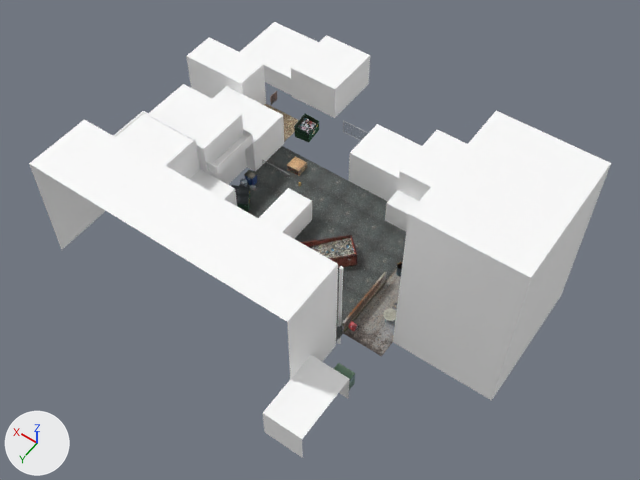
The FBX model catGame/Assets/Art/models_materials/cityAssets/cityAssets001.fbx as it was, and as the next commit left it.
Before and after are seen from a 50 mm camera at (-4.99, 6.51, 9.25) aimed at (-1.03, 0.96, 0.53). Lighting does not change. The marker at lower left points along +X, +Y and +Z. Where no turn or scale is listed for an object, it has been applied to the vertices. Vertices at the same position are counted once.

Objects in the first picture: 'apt1', 'apt2', 'apt3', 'aptBuild1', 'building1', 'building2', 'derelictWarehouse', 'modernApt2', 'shop1', 'smallWarehouse1', 'street1', 'warehouse1'.
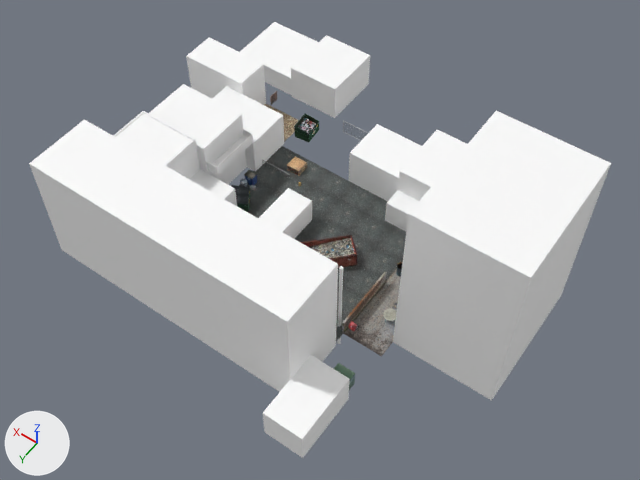
Where the newer file only moved an object's origin or applied its transform, the numbers keep the older frame.

What differs and where, as boxes (x1, y1, x2, y2) in the pictures (640 x 480 px):
'warehouse1', reshaped: before (29, 120, 338, 380); after (29, 120, 338, 392)
part 1 of me_mesh_010, added: after (29, 164, 290, 392)
part 2 of me_mesh_003, added: after (302, 379, 350, 457)

The change in detail:
me_mesh_003 has 8 vertices, 4 faces and spans x -0.178..0.357, y -0.449..0.448, z -0.284..0.192.
me_mesh_003 is used by ob_shop1; location (-2.24, 2.78, 0.28).
Verts and faces of me_mesh_003; kept vertices keep their numbers, new ones are numbered from 8.
Before the commit, vertices of me_mesh_003: 0 (-0.178, -0.449, -0.283) at pixel (348, 399), 2 (-0.178, -0.449, 0.192) at pixel (349, 378), 4 (-0.178, 0.448, 0.192) at pixel (302, 439), 6 (-0.178, 0.448, -0.284) at pixel (302, 458).
Part 2, on me_mesh_003:
New faces: (0, 2, 4, 6).
me_mesh_010 has 8 vertices, 4 faces and spans x -1.88..1.88, y -0.45..0.45, z -0.83..0.83.
me_mesh_010 is used by ob_warehouse1; location (-0.01, 2.27, 0.83).
Verts and faces of me_mesh_010; kept vertices keep their numbers, new ones are numbered from 8.
Before the commit, vertices of me_mesh_010: 4 (-1.88, 0.45, 0.83) at pixel (287, 321), 5 (1.88, 0.45, 0.83) at pixel (29, 163), 6 (-1.88, 0.45, -0.83), 7 (1.88, 0.45, -0.83) at pixel (61, 250).
Part 1, on me_mesh_010:
New faces: (4, 5, 7, 6).
